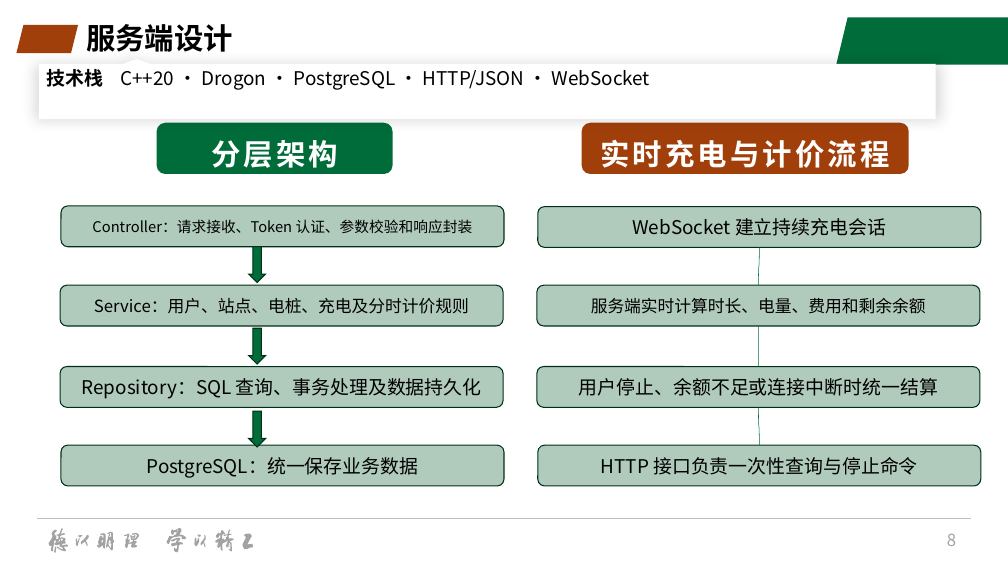
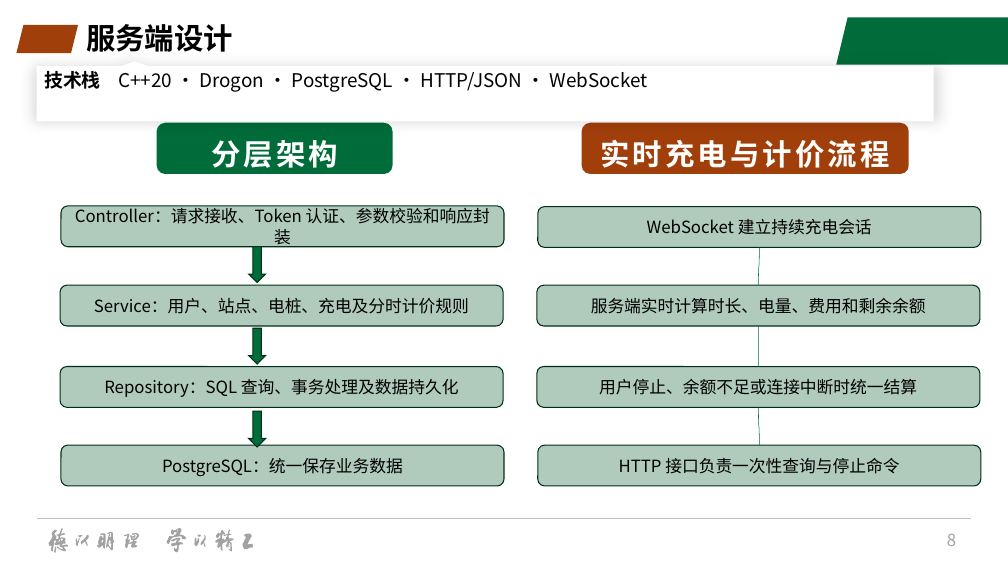
Before and after one commit to Gale-Verdict/Gale-Verdict-software-developing, a slide deck: slide 8 of 项目路演ppt-第四组.pptx. Drawn at 1008x567 pixels with LibreOffice and Linux fonts; fonts in the diff are those of the drawing; background and template pictures are left out. Boxes give left, top, right and bottom in pixels: in the first picture for what was removed or moved away, otherwise in the second. Text is boxed around its words. In the diff, an @@ line names an element or a change of style, - is before the commit and + after.

```diff
--- a/项目路演ppt-第四组.pptx
+++ b/项目路演ppt-第四组.pptx
@@ freeform shape "技术栈 C++20 · Drogon · ..." at (x1=37, y1=61, x2=934, y2=122): outline redrawn @@
@@ rounded rectangle "Controller：请求接收、Token 认证、参数校验和响应封装" at (x1=61, y1=206, x2=504, y2=247): size 14 to 16 pt @@
@@ size 18 to 16 pt in 5 elements at (x1=60, y1=367, x2=503, y2=408), (x1=61, y1=445, x2=504, y2=486), (x1=538, y1=206, x2=981, y2=247), (x1=537, y1=367, x2=980, y2=408), (x1=538, y1=445, x2=981, y2=486) @@
```
Also in this commit, not shown: 6 other slides changed, 2 other files.
